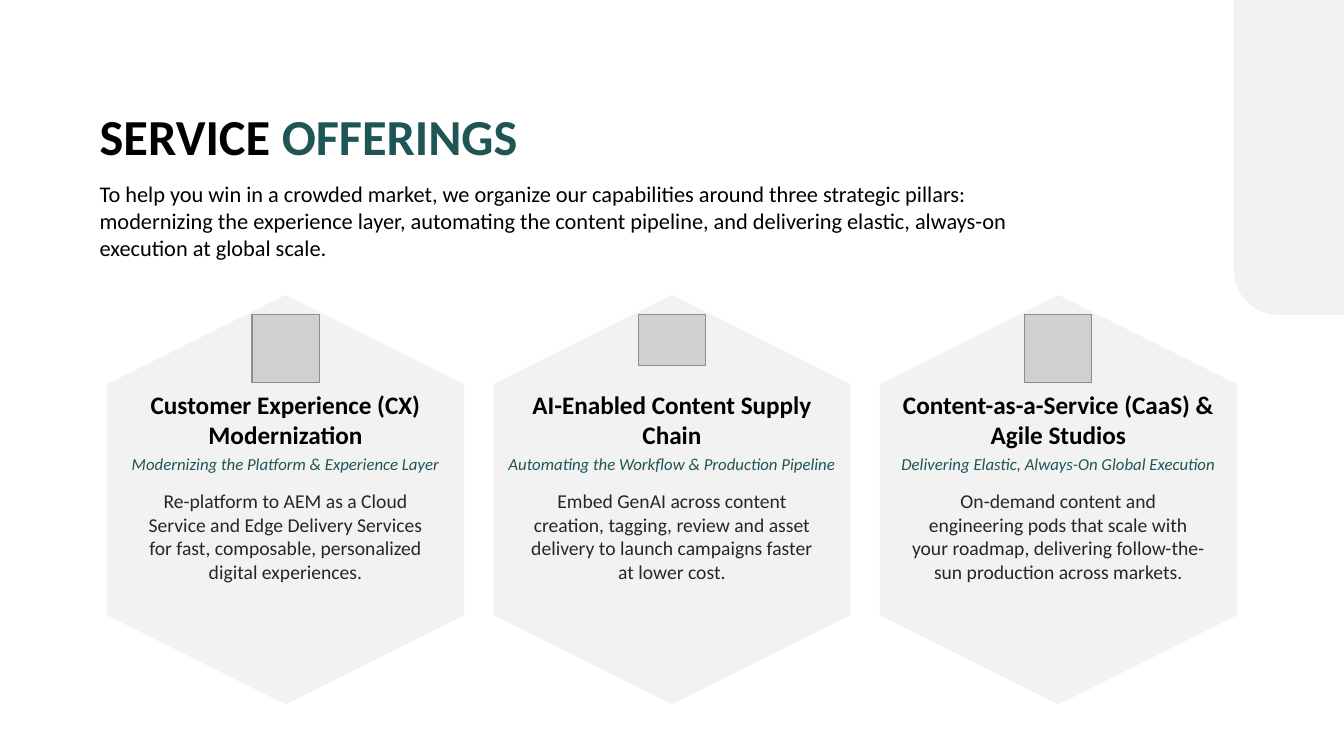
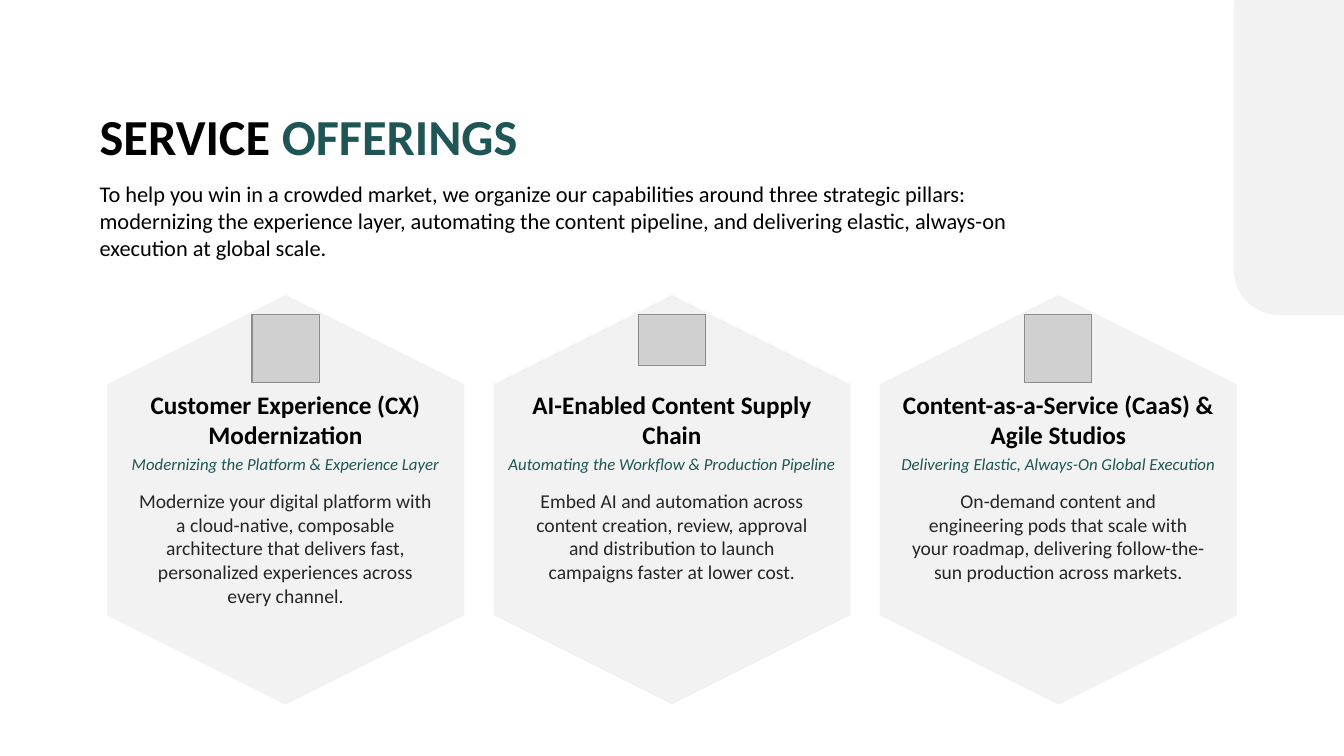
Before and after one commit to raviprashanth22035/raviprashanth22035.github.io, a slide deck: slide 1 of slides/service-offerings.pptx. Drawn at 1344x756 pixels with LibreOffice and Linux fonts; fonts in the diff are those of the drawing; grey boxes stand for pictures. Boxes give left, top, right and bottom in pixels: in the first picture for what was removed or moved away, otherwise in the second. Text is boxed around its words. In the diff, an @@ line names an element or a change of style, - is before the commit and + after.

```diff
--- a/slides/service-offerings.pptx
+++ b/slides/service-offerings.pptx
@@ text at (139,494,431,606): text changed @@
-Re-platform to AEM as a Cloud Service and Edge Delivery Services for fast, composable, personalized digital experiences.
+Modernize your digital platform with a cloud-native, composable architecture that delivers fast, personalized experiences across every channel.
@@ text at (536,494,807,583): text changed @@
-Embed GenAI across content creation, tagging, review and asset delivery to launch campaigns faster at lower cost.
+Embed AI and automation across content creation, review, approval and distribution to launch campaigns faster at lower cost.
```
